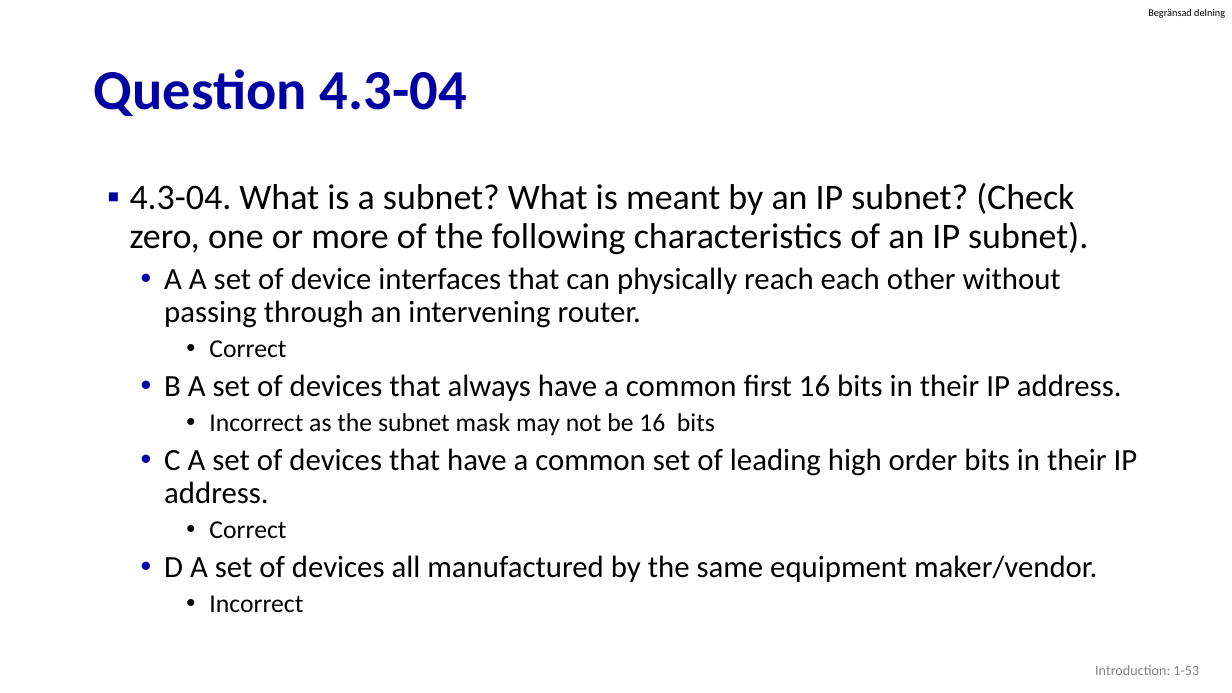
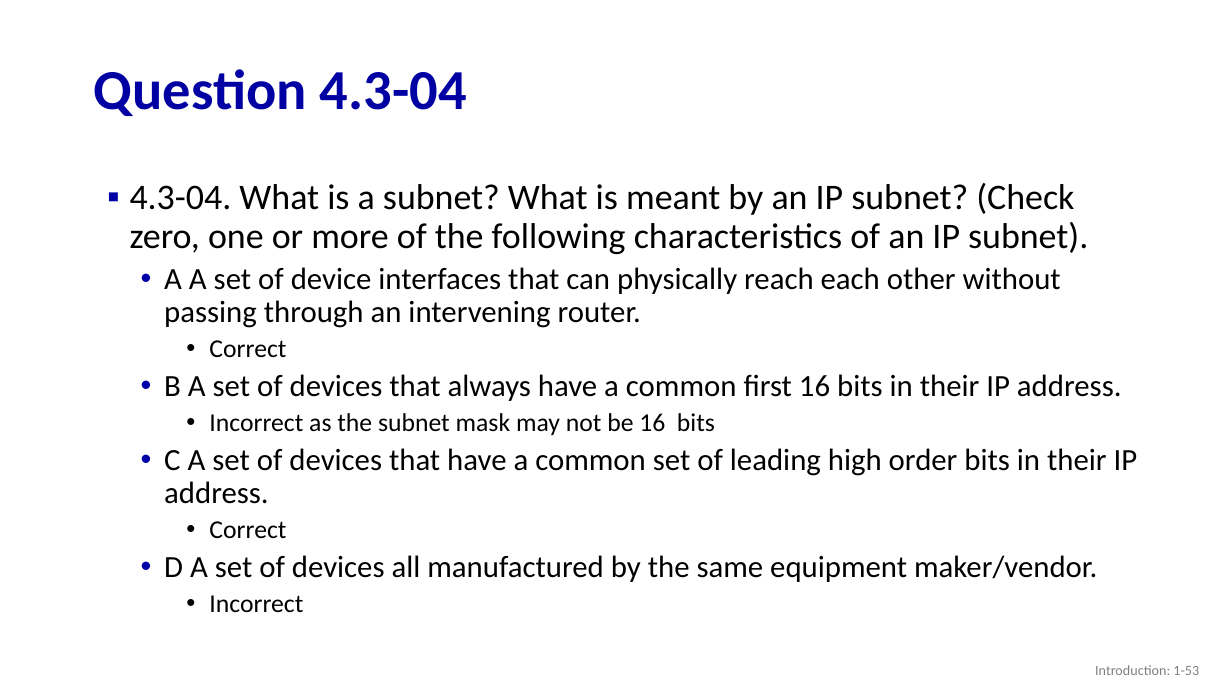
Before and after one commit to guhofstra/CSC175, a slide deck: slide 53 of PPTs/Quiz/Midterm Exam 2024.pptx. Drawn at 1232x693 pixels with LibreOffice and Linux fonts; fonts in the diff are those of the drawing. Boxes give left, top, right and bottom in pixels: in the first picture for what was removed or moved away, otherwise in the second. Text is boxed around its words. In the diff, an @@ line names an element or a change of style, - is before the commit and + after.

```diff
--- a/PPTs/Quiz/Midterm Exam 2024.pptx
+++ b/PPTs/Quiz/Midterm Exam 2024.pptx
@@ text removed at (x1=1148, y1=9, x2=1225, y2=18) @@
-Begränsad delning
```
Also in this commit, not shown: 73 other slides changed, 4 other files.
